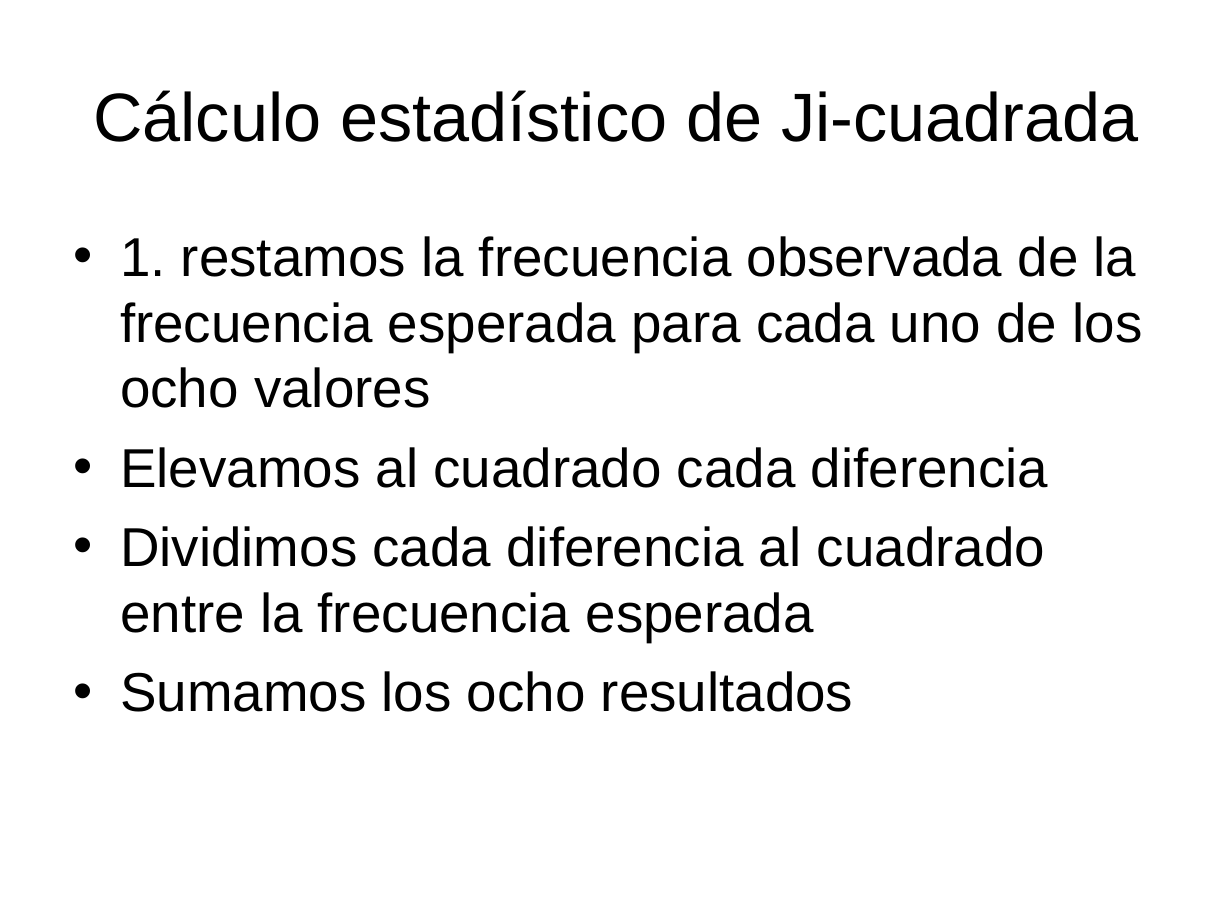
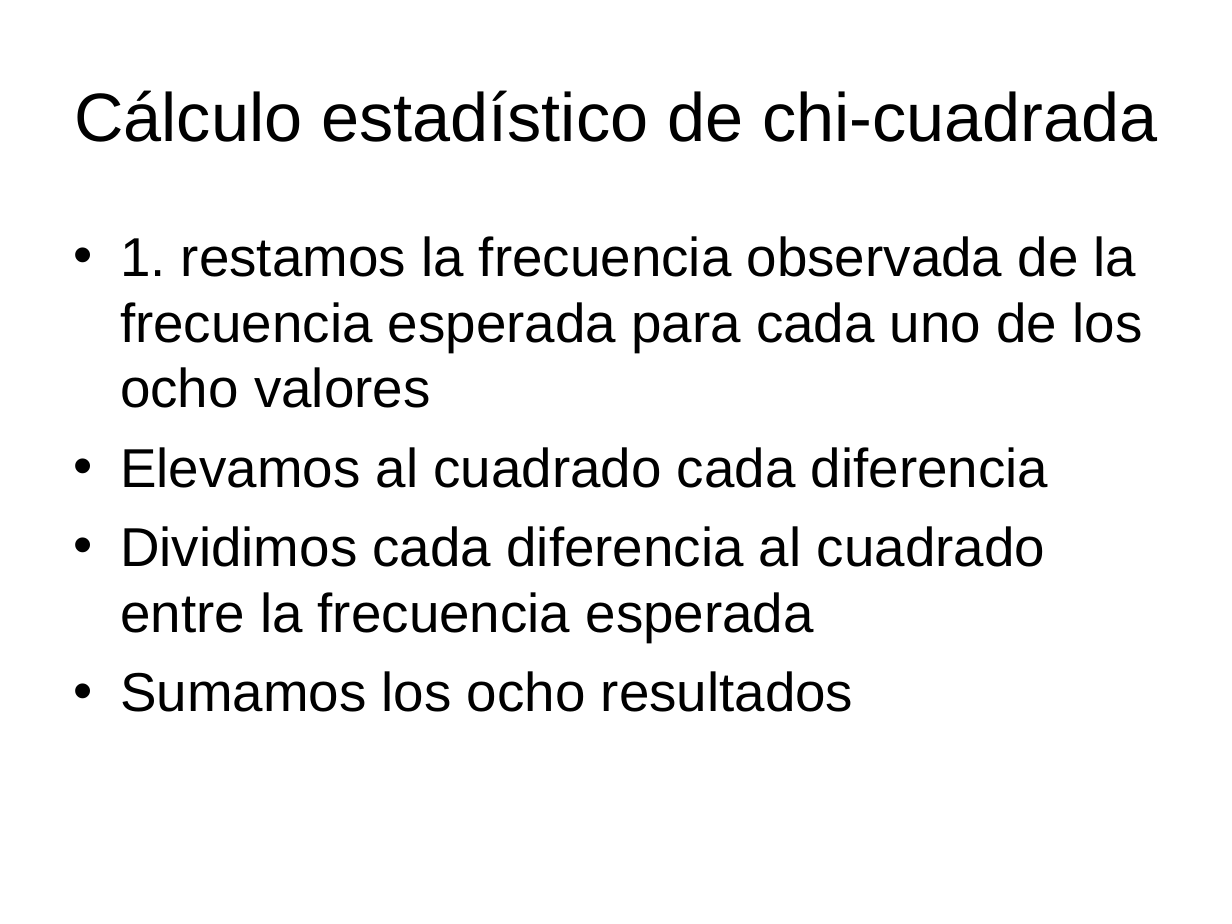
Before and after one commit to joseraulgallardo97/SimulacionProcesosFinancieros2018-I, a slide deck: slide 14 of TEMA-2/Clase15_Bondad_Ajuste.ppt (slide 13 before the commit). Drawn at 1232x924 pixels with LibreOffice and Linux fonts; fonts in the diff are those of the drawing. Boxes give left, top, right and bottom in pixels: in the first picture for what was removed or moved away, otherwise in the second. Text is boxed around its words. In the diff, an @@ line names an element or a change of style, - is before the commit and + after.

```diff
--- a/TEMA-2/Clase15_Bondad_Ajuste.ppt
+++ b/TEMA-2/Clase15_Bondad_Ajuste.ppt
@@ title at <box>74,90,1157,142</box>: text changed @@
-Cálculo estadístico de Ji-cuadrada
+Cálculo estadístico de chi-cuadrada
```
Also in this commit, not shown: 11 other slides changed, 1 slide added, 1 other file.
